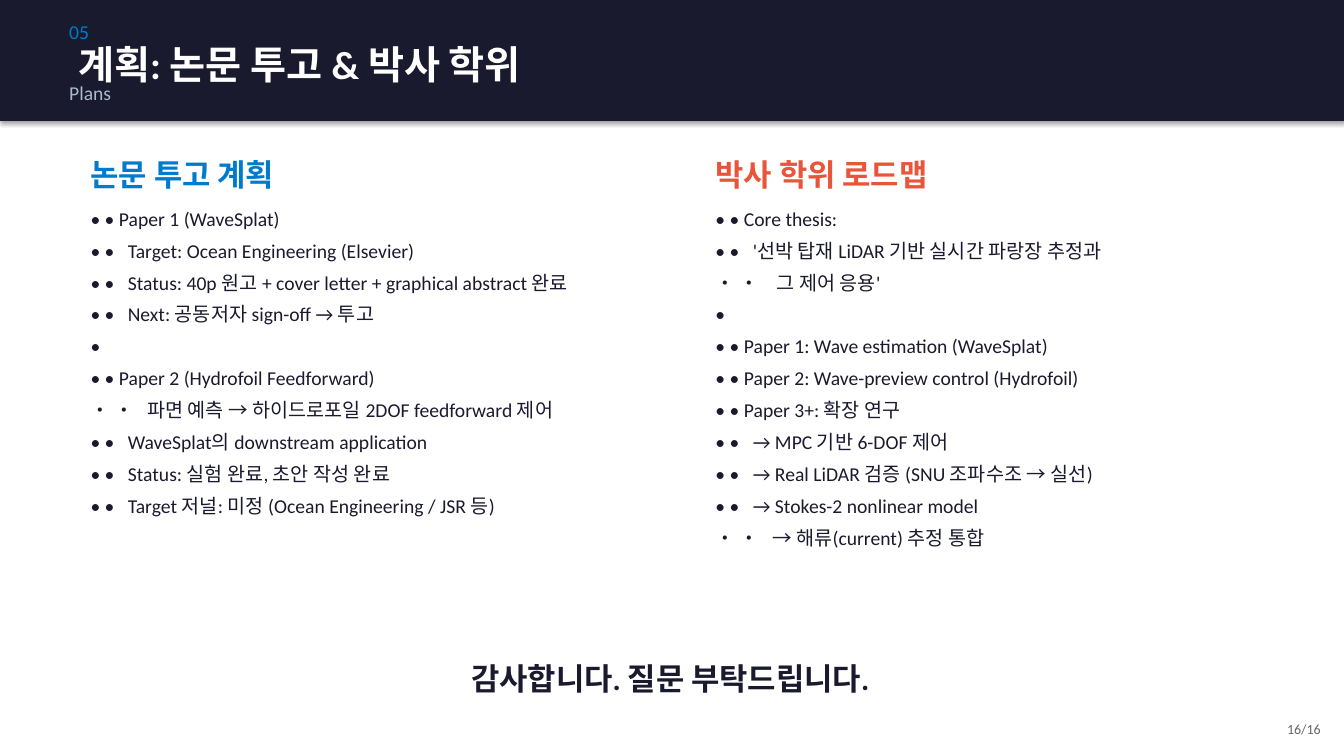
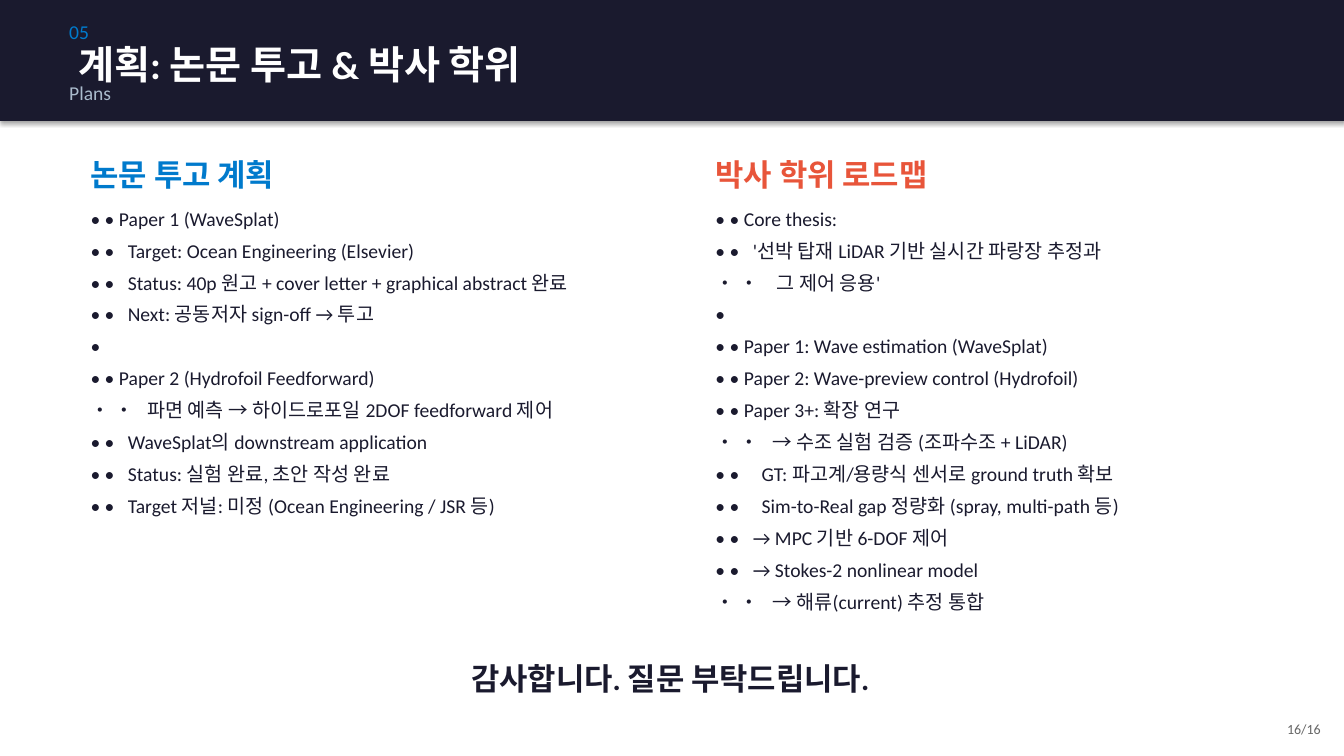
Before and after one commit to SAEYONGPARK94/wavesplat, a slide deck: slide 16 of wavesplat/docs/labmeeting_wavesplat.pptx. Drawn at 1344x756 pixels with LibreOffice and Linux fonts; fonts in the diff are those of the drawing. Boxes give left, top, right and bottom in pixels: in the first picture for what was removed or moved away, otherwise in the second. Text is boxed around its words. In the diff, an @@ line names an element or a change of style, - is before the commit and + after.

```diff
--- a/wavesplat/docs/labmeeting_wavesplat.pptx
+++ b/wavesplat/docs/labmeeting_wavesplat.pptx
@@ text at [762,432,1119,517]: paragraphs added @@
+• • → 수조 실험 검증 (조파수조 + LiDAR)
+• • GT: 파고계/용량식 센서로 ground truth 확보
+• • Sim-to-Real gap 정량화 (spray, multi-path 등)
@@ text at [775,464,1093,484]: paragraph removed @@
-• • → Real LiDAR 검증 (SNU 조파수조 → 실선)
```
Also in this commit, not shown: 1 other slide changed, 1 other file.
